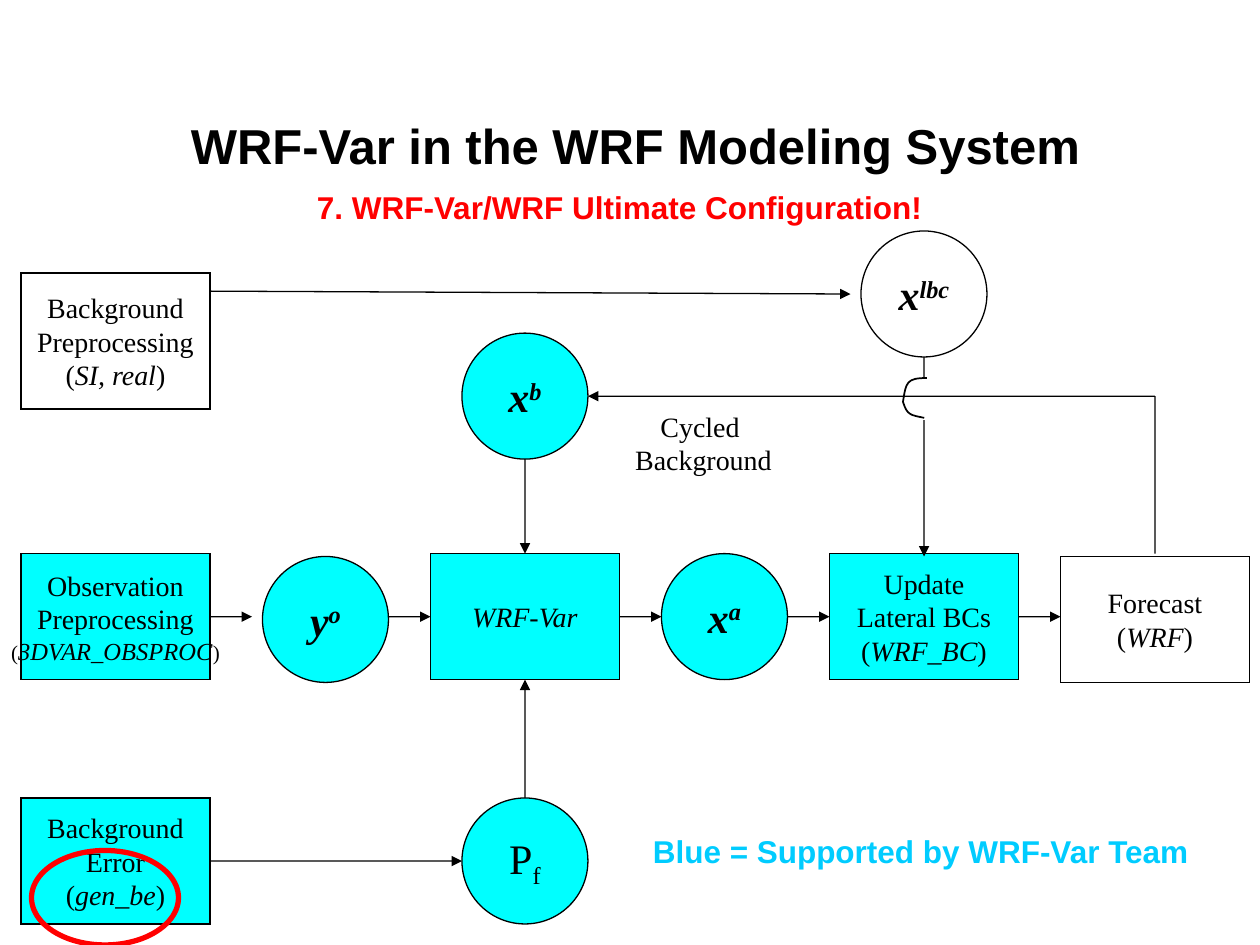
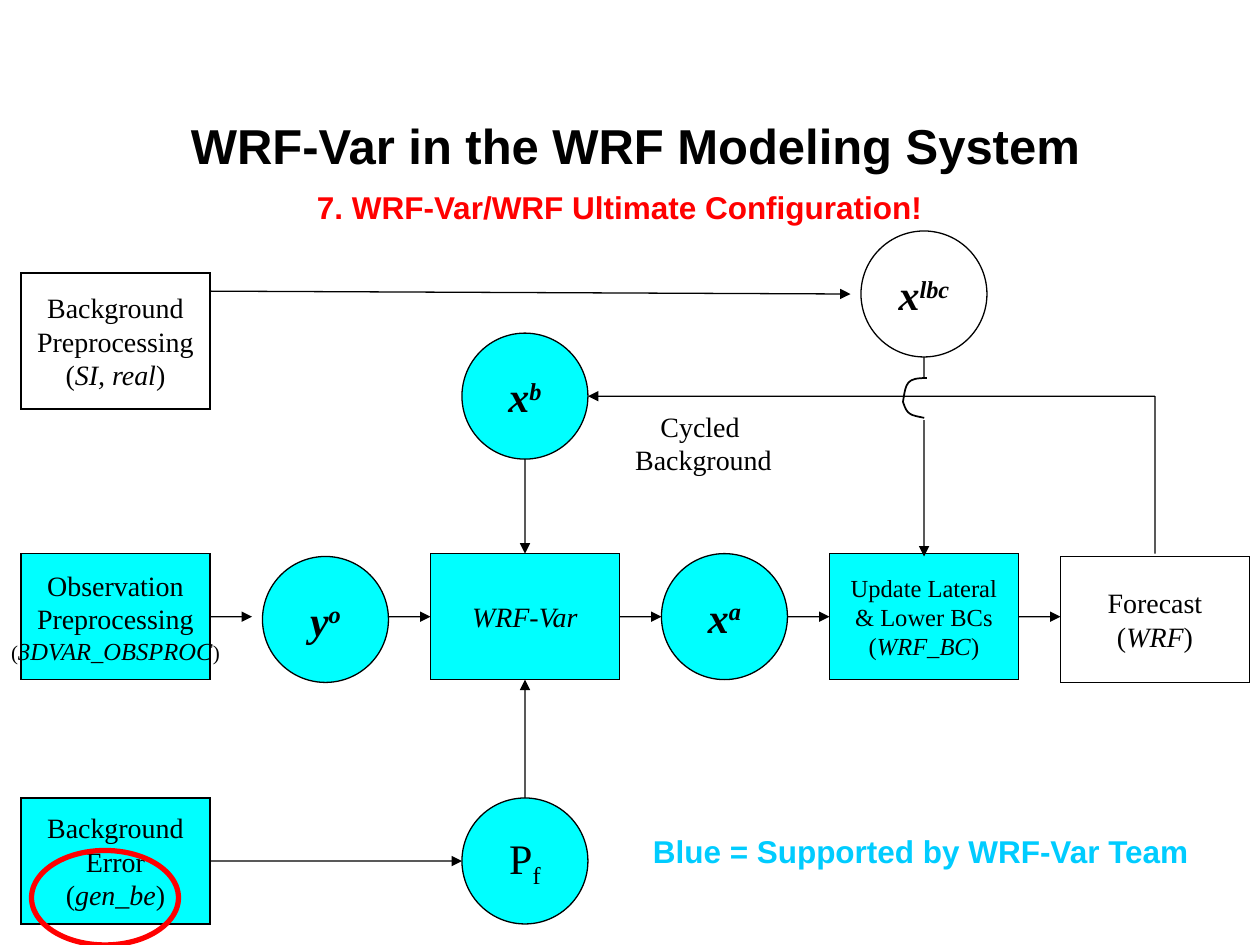
Before and after one commit to wrf-model/WRFDA, a slide deck: slide 14 of doc/da_tutorial/wrfvar-system.ppt. Drawn at 1260x945 pixels with LibreOffice and Linux fonts; fonts in the diff are those of the drawing. Boxes give left, top, right and bottom in pixels: in the first picture for what was removed or moved away, otherwise in the second. Text is boxed around its words. In the diff, an @@ line names an element or a change of style, - is before the commit and + after.

```diff
--- a/doc/da_tutorial/wrfvar-system.ppt
+++ b/doc/da_tutorial/wrfvar-system.ppt
@@ text in rectangle at (851, 580, 997, 627): text changed; size 16 to 14 pt @@
-Update
-Lateral BCs
+Update Lateral
+& Lower BCs
@@ text in rectangle at (869, 638, 979, 660): size 16 to 14 pt in "(WRF_BC)" @@
```
Also in this commit, not shown: 9 other slides changed, 1 other file.
